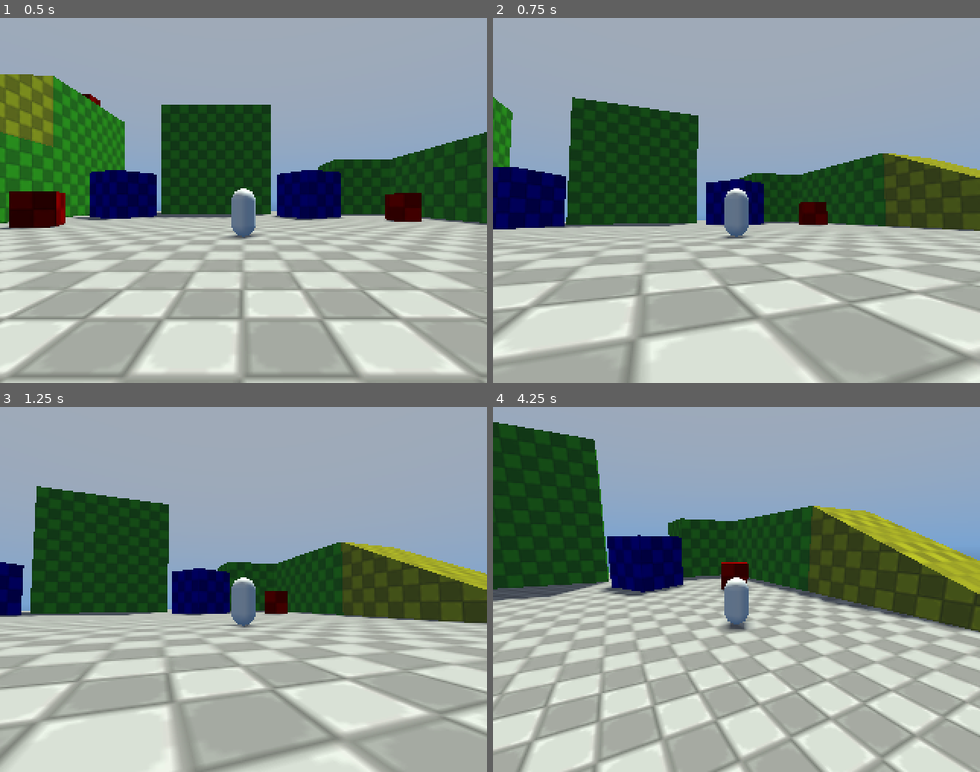
Above: before the commit, frames 1-4 (two rows, left to right).
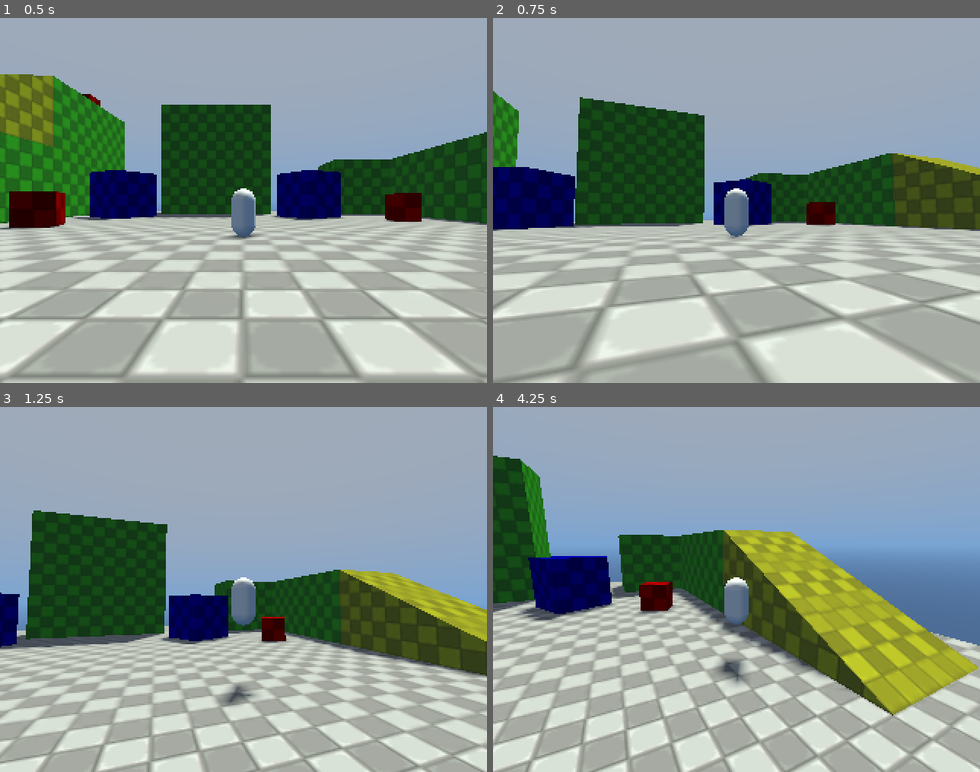
Above: after the commit, the same moments.

Repository: McInteractive23/Shard-Seaker
Game: Godot game, scene res://Levels/Dev Playground/dev_environment.tscn
Same seed, same stepped clock (60 frames per second), same inputs: the game is played once before the commit and once after it.
Inputs (mouse positions are in pixels of both pictures, inside the frame that each line leads up to):
- Up to frame 1 (0.5 s): no input
- Up to frame 2 (0.75 s): tap Enter at 0.5 s; move the mouse to (843, 182) at 0.52 s; hold D (Right) from 0.53 s (still down); hold Shift (Sprint, bound only after the commit) from 0.53 s (still down); click (843, 182) at 0.67 s
- Up to frame 3 (1.25 s): keep holding D (Right); keep holding Shift (Sprint, bound only after the commit); tap Space (Jump) at 0.77, 0.8, 1.07 s
- Up to frame 4 (4.25 s): move the mouse to (639, 607) at 1.27 s; release D (Right) at 1.28 s; release Shift (Sprint, bound only after the commit) at 1.28 s; hold S (Backward) 1.28-2.03 s; tap Space (Jump) at 1.35, 1.52, 1.82, 2.3, 3.02, 3.32, 3.6, 3.77, 4.07 s; tap Shift (Sprint, bound only after the commit) at 1.55, 2.85 s; move the mouse to (785, 509) at 2.02 s; hold D (Right) 2.03-2.78 s; hold Shift (Sprint, bound only after the commit) 2.03-2.78 s; move the mouse to (712, 662) at 2.77 s; hold W (Forward) 2.78-3.53 s; click (712, 662) at 2.92 s; move the mouse to (882, 644) at 3.52 s; hold A (Left) from 3.53 s (still down)

Frame 1 is identical in both runs. In frame 2, 30% of the frame differs, in the area x 0-100%, y 20-100%; in frame 3, 36%; in frame 4, 53%, in the area x 0-100%, y 4-100%.

Commit message:
Player Controller
Player Controller 2/3 Done, Basic 3d controller now needs a proper mesh or temporary one and mesh to movement direction rotation.

Diff:
--- a/Player/player_controler.gd
+++ b/Player/player_controler.gd
@@ -1,12 +1,50 @@
 extends CharacterBody3D
 
-@export var Base_Speed : float = 4.0
+@export var Base_Speed : float = 2.0
+@export var Sprint_Speed : float = 5.0
+@export var Movement_Acceleration : float = 4.0
+@export var Movement_Deceleration : float = 8.0
+
+@export var jump_height : float = 1.25
+@export var jump_time_to_peak : float = 0.4
+@export var jump_time_to_descent : float = 0.4
+
+@onready var jump_velocity : float = ((2.0 * jump_height) / jump_time_to_peak) * -1.0
+@onready var jump_gravity : float = ((-2.0 * jump_height) / (jump_time_to_peak * jump_time_to_peak)) * -1.0
+@onready var fall_gravity : float = ((-2.0 * jump_height) / (jump_time_to_descent * jump_time_to_descent)) * -1.0
 
 @onready var Player_Camera : Camera3D = $"Camera Controler/Camera3D"
 
 var Movement_Input : Vector2 = Vector2.ZERO
 
-func _physics_process(_delta: float) -> void:
+func _physics_process(delta: float) -> void:
+
+	Movement_Logic(delta)
+	Jump_Logic(delta)
+
+	move_and_slide()
+
+func Movement_Logic(delta: float) -> void:
 	Movement_Input = Input.get_vector("Left","Right","Forward","Backward").rotated(-Player_Camera.global_rotation.y)
-	velocity = Vector3(Movement_Input.x,0,Movement_Input.y) * Base_Speed
-	move_and_slide()
+	var Horizontal_Movement : Vector2 = Vector2(velocity.x, velocity.z)
+	var Is_Sprinting: bool = Input.is_action_pressed("Sprint")
+
+	if Movement_Input != Vector2.ZERO:
+
+		var Max_Speed : float = Sprint_Speed if Is_Sprinting else Base_Speed
+
+		Horizontal_Movement += Movement_Input * Max_Speed * Movement_Acceleration * delta
+		Horizontal_Movement = Horizontal_Movement.limit_length(Max_Speed)
+		velocity.x = Horizontal_Movement.x
+		velocity.z = Horizontal_Movement.y
+	else:
+		Horizontal_Movement = Horizontal_Movement.move_toward(Vector2.ZERO, Base_Speed * Movement_Deceleration * delta)
+		velocity.x = Horizontal_Movement.x
+		velocity.z = Horizontal_Movement.y
+
+func Jump_Logic(delta: float) -> void:
+	if is_on_floor():
+		if Input.is_action_just_pressed("Jump"):
+			velocity.y = -jump_velocity
+	var Gravity : float = jump_gravity if velocity.y > 0.0 else fall_gravity
+	velocity.y -= Gravity * delta
--- a/project.godot
+++ b/project.godot
@@ -63,6 +63,11 @@
 "events": [Object(InputEventKey,"resource_local_to_scene":false,"resource_name":"","device":-1,"window_id":0,"alt_press …(191 unchanged characters)…
 ]
 }
+Sprint={
+"deadzone": 0.2,
+"events": [Object(InputEventKey,"resource_local_to_scene":false,"resource_name":"","device":-1,"window_id":0,"alt_pressed":false,"shift_pressed":false,"ctrl_pressed":false,"meta_pressed":false,"pressed":false,"keycode":0,"physical_keycode":4194325,"key_label":0,"unicode":0,"location":0,"echo":false,"script":null)
+]
+}
 
 [rendering]
 
